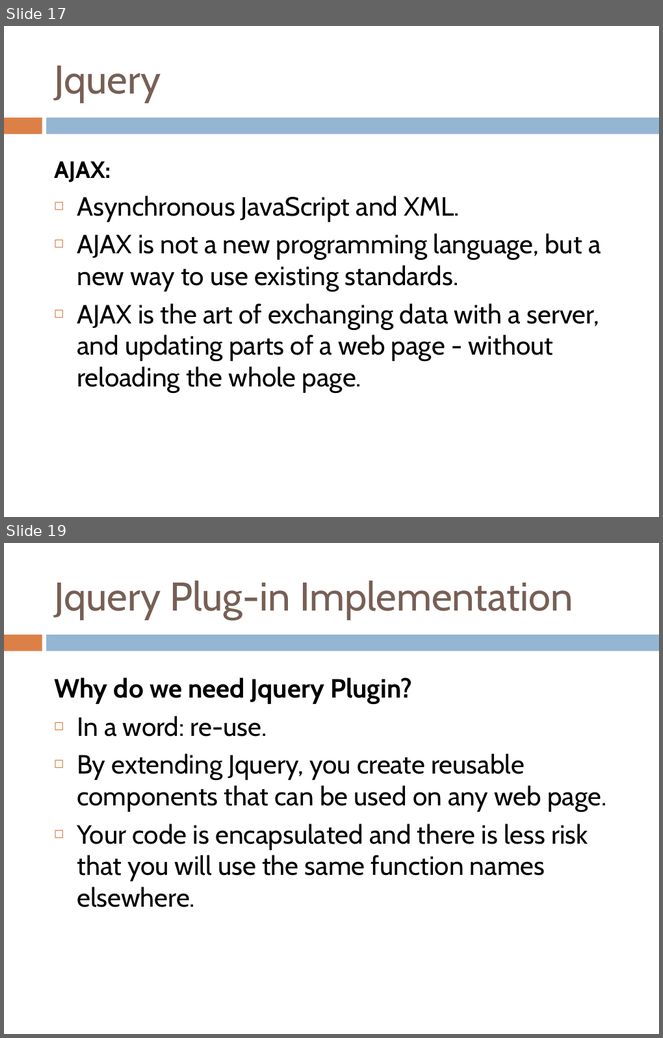
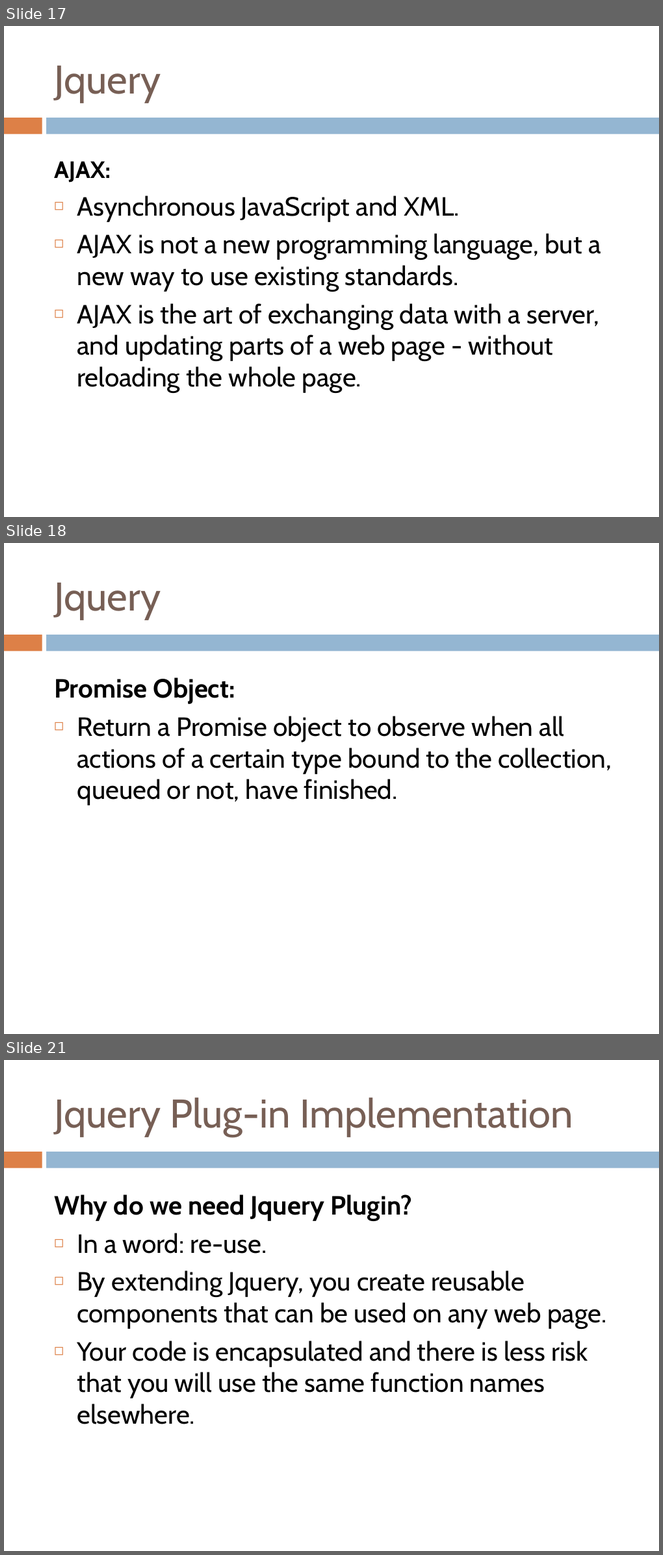
Before and after one commit to yedukondalurd/PPT, a slide deck: Advanced Javascript Day-2.pptx. Shown one above the other, each under a label of ours: slides 17 and 19 before the commit, slides 17, 18 and 21 after it; the slides between them are not shown. The pictures are 663x1038 and 663x1555 pixels, drawn with LibreOffice and Linux fonts; fonts in the diff are those of the drawing. Boxes give left, top, right and bottom in pixels: in the first picture for what was removed or moved away, otherwise in the second. Text is boxed around its words. In the diff, an @@ line names an element or a change of style, - is before the commit and + after.

```diff
--- a/Advanced Javascript Day-2.pptx
+++ b/Advanced Javascript Day-2.pptx
@@ slide 18 added at [4,543,659,1034], background #FFFFFF; not listed: 2 template elements that a slide beside it also shows @@
@@ title added at [54,583,161,620], 44 pt, text #775F55 @@
+Jquery
@@ text added at [54,678,612,806], 29 pt, text #000000 @@
+Promise Object:
+◻ Return a Promise object to observe when all actions of a certain type bound to the collection, queued or not, have finished.
@@ what was slide 19 is now slide 21 @@
```
Also in this commit, not shown: 1 slide changed, 1 other slide added, 6 other files.
